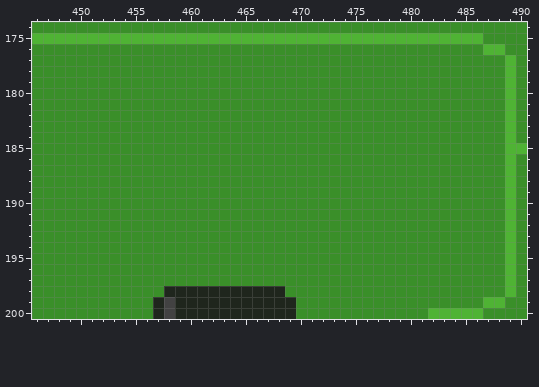
Two versions of one pixel-art file, textures/synth.aseprite. Above is the file before it was changed.
520x365 pixels, 1 frame. Colours within 5 levels of each other are drawn and written as one. Shown: x 446..490, y 174..200. The commit also changed other parts of the picture, which this record leaves out.
After:
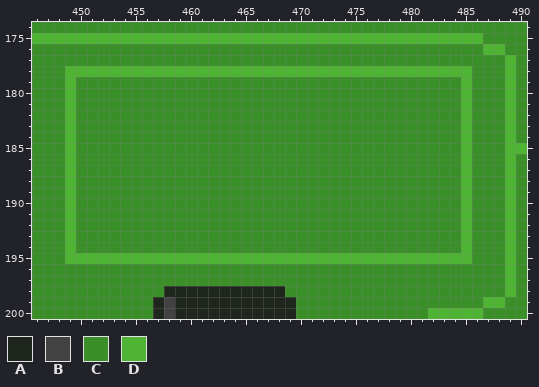
Palette (. is transparent): A #1f261d  B #424242  C #3a8f29  D #4fb334
Changes in this commit:
Changed rows in their new state; - is an unchanged pixel.
Layer "pcb-base":
first column x 449:
178 DDDDDDDDDDDDDDDDDDDDDDDDDDDDDDDDDDDDD
179 D-----------------------------------D
180 D-----------------------------------D
181 D-----------------------------------D
182 D-----------------------------------D
183 D-----------------------------------D
184 D-----------------------------------D
185 D-----------------------------------D
186 D-----------------------------------D
187 D-----------------------------------D
188 D-----------------------------------D
189 D-----------------------------------D
190 D-----------------------------------D
191 D-----------------------------------D
192 D-----------------------------------D
193 D-----------------------------------D
194 D-----------------------------------D
195 DDDDDDDDDDDDDDDDDDDDDDDDDDDDDDDDDDDDD
Where, in picture pixels (left, top, right, bottom), the same in both pictures:
changed: (65, 66, 472, 264)
